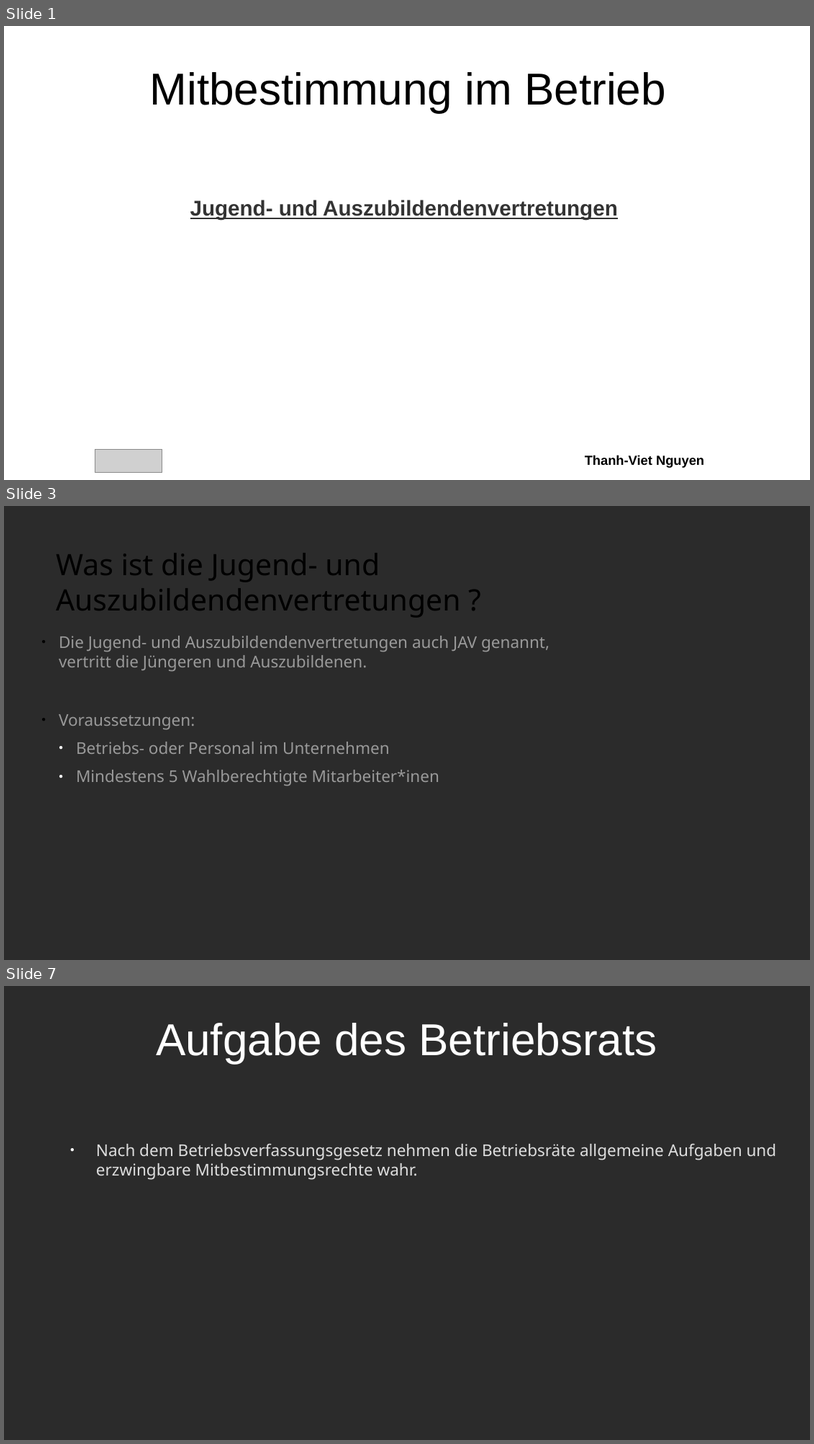
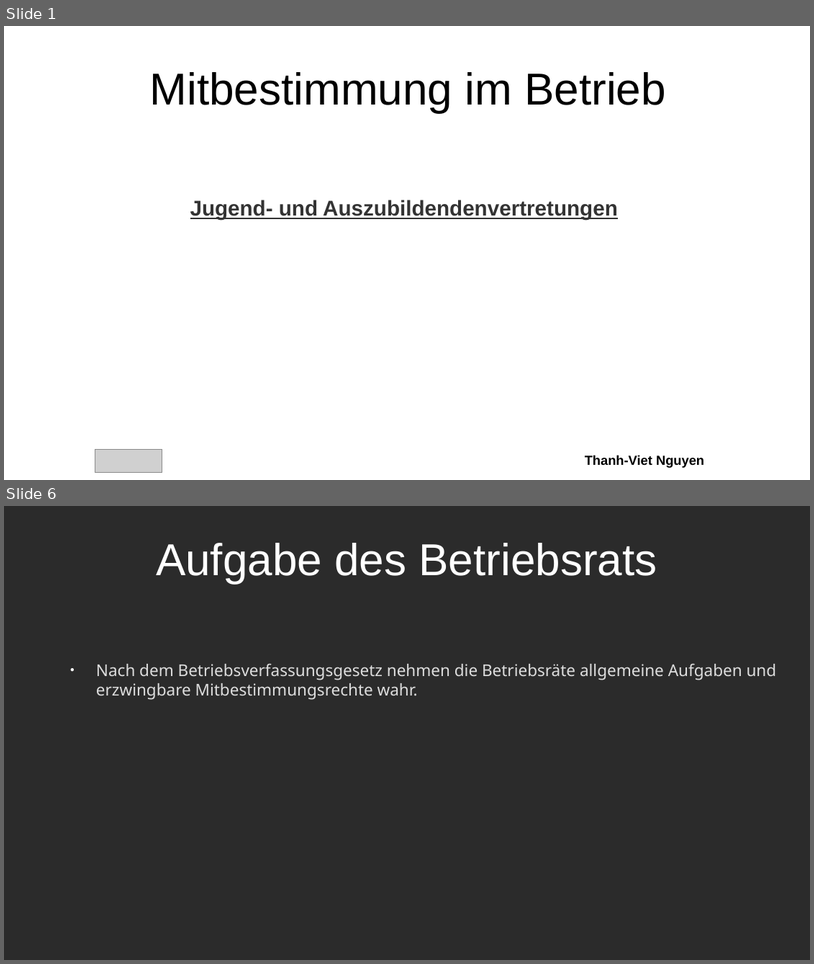
Before and after one commit to Quanterm/Mitbestimmung-im-Betrieb, a slide deck: Jugend- und Auszubildendenvertretungen.odp. Shown one above the other, each under a label of ours: slides 1, 3 and 7 before the commit, slides 1 and 6 after it; the slides between them are not shown. The pictures are 814x1444 and 814x964 pixels, drawn with LibreOffice and Linux fonts; fonts in the diff are those of the drawing; grey boxes stand for pictures; background and template pictures are left out; a plain dark background stands for a picture behind light text. Boxes give left, top, right and bottom in pixels: in the first picture for what was removed or moved away, otherwise in the second. Text is boxed around its words. In the diff, an @@ line names an element or a change of style, - is before the commit and + after.

```diff
--- a/Jugend- und Auszubildendenvertretungen.odp
+++ b/Jugend- und Auszubildendenvertretungen.odp
@@ slide 3 removed at <box>4,506,810,960</box>, background picture (left out) @@
@@ title removed at <box>56,553,461,617</box> @@
-Was ist die Jugend- und Auszubildendenvertretungen ?
@@ text removed at <box>59,636,550,786</box> @@
-● Die Jugend- und Auszubildendenvertretungen auch JAV genannt,
-vertritt die Jüngeren und Auszubildenen.
-● Voraussetzungen:
-  ● Betriebs- oder Personal im Unternehmen
-  ● Mindestens 5 Wahlberechtigte Mitarbeiter*inen
@@ what was slide 7 is now slide 6 @@
```
Also in this commit, not shown: 3 slides changed, 2 slides added, 3 other slides removed, 1 other file.
